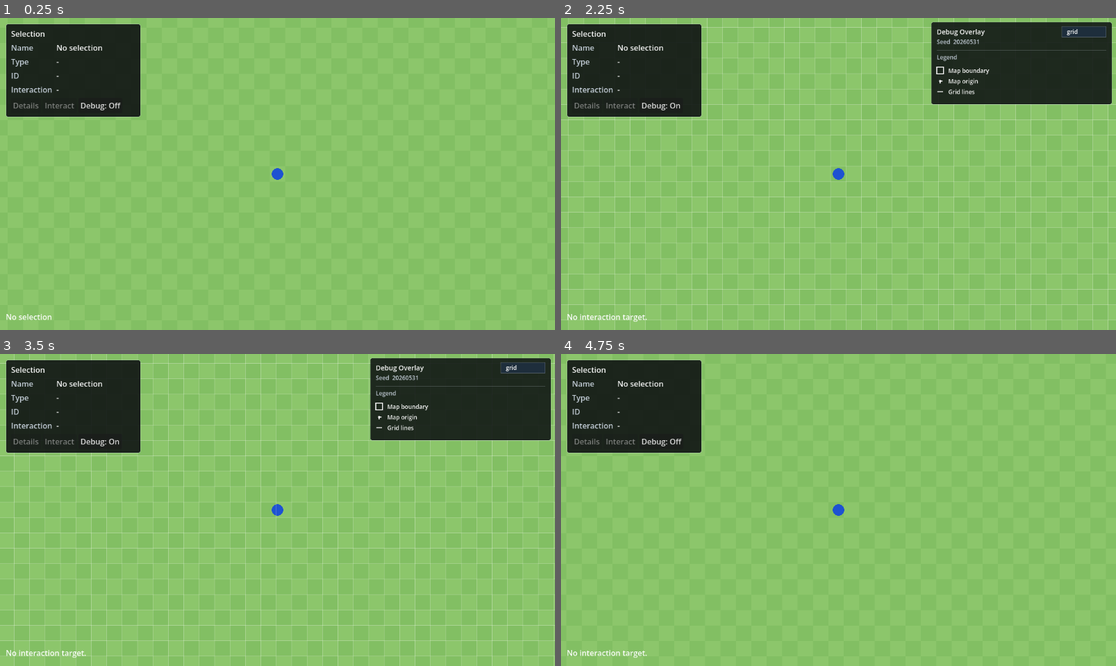
Above: before the commit, frames 1-4 (two rows, left to right).
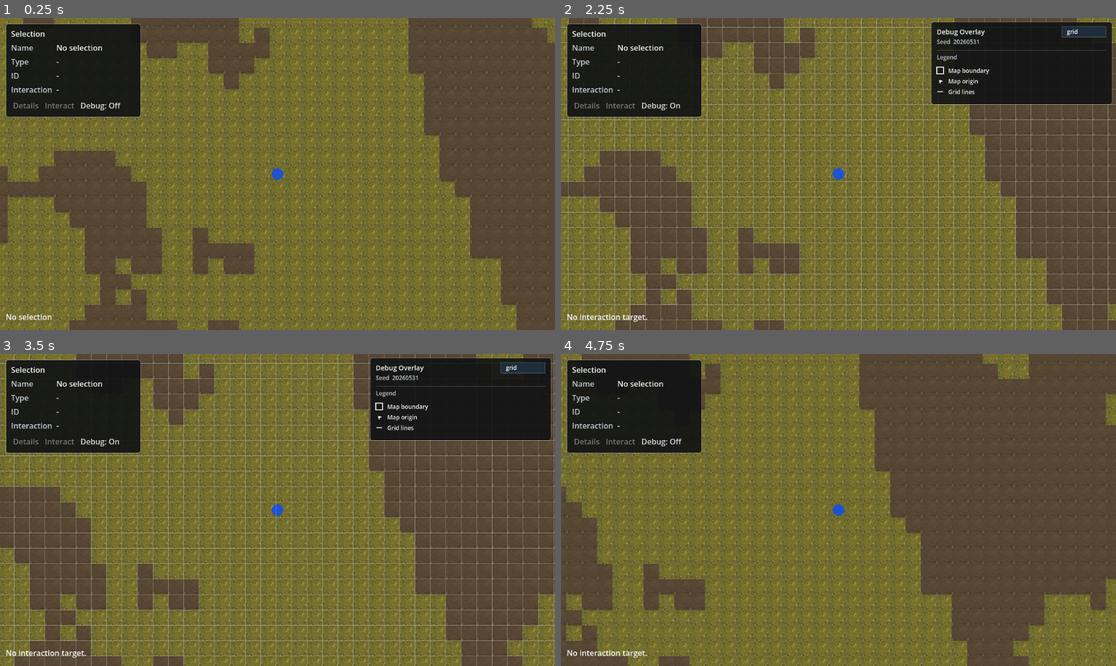
Above: after the commit, the same moments.

Repository: adunato/town-sim-godot
Game: Godot game, scene res://scenes/main.tscn
Same seed, same stepped clock (60 frames per second), same inputs: the game is played once before the commit and once after it.
Inputs (mouse positions are in pixels of both pictures, inside the frame that each line leads up to):
- Up to frame 1 (0.25 s): no input
- Up to frame 2 (2.25 s): click "Debug: Off" at 0.5 s; click "Debug: On" at 1.25 s; tap Enter at 2 s; move the mouse to (960, 158) at 2.02 s; hold D (move_right) from 2.03 s (still down); hold Right mouse button (interact_entity) from 2.03 s (still down); click (960, 158) at 2.17 s
- Up to frame 3 (3.5 s): release D (move_right) at 2.75 s; release Right mouse button (interact_entity) at 2.75 s; drag from (166, 525) to (249, 572) at 2.77 s
- Up to frame 4 (4.75 s): tap Space at 3.5 s; move the mouse to (894, 441) at 3.52 s; hold D (move_right) 3.53-4.25 s; hold Right mouse button (interact_entity) 3.53-4.25 s; drag from (810, 572) to (672, 463) at 4.27 s

The runs differ from the first frame. In frame 1, 93% of the frame differs, in the area x 0-100%, y 0-100%; in frame 2, 84%; in frame 3, 84%; in frame 4, 93%.

Commit message:
feat: implement #44 terrain rendering

Diff:
--- a/scenes/main.tscn
+++ b/scenes/main.tscn
@@ -1,6 +1,7 @@
-[gd_scene load_steps=13 format=3 uid="uid://bwp1sm7h7h3ua"]
+[gd_scene load_steps=14 format=3 uid="uid://bwp1sm7h7h3ua"]
 
 [ext_resource type="Script" path="res://scripts/main.gd" id="1_ojyr8"]
+[ext_resource type="Script" path="res://scripts/terrain/terrain_renderer_2d.gd" id="2_0r6qx"]
 [ext_resource type="Script" path="res://scripts/map/map_renderer.gd" id="2_4f5q0"]
 [ext_resource type="Script" path="res://scripts/buildings/building_entity_spawner.gd" id="3_b3h4i"]
 [ext_resource type="Script" path="res://scripts/debug/debug_overlay.gd" id="2_abm7f"]
@@ -17,6 +18,9 @@
 script = ExtResource("1_ojyr8")
 
 [node name="World" type="Node2D" parent="."]
+
+[node name="Terrain" type="Node2D" parent="World"]
+script = ExtResource("2_0r6qx")
 
 [node name="Map" type="Node2D" parent="World"]
 script = ExtResource("2_4f5q0")
--- a/scripts/main.gd
+++ b/scripts/main.gd
@@ -2,8 +2,10 @@
 
 const GridMapModelScript := preload("res://scripts/map/grid_map_model.gd")
 const BuildingDataRegistryScript := preload("res://scripts/buildings/building_data_registry.gd")
+const TerrainGeneratorScript := preload("res://scripts/terrain/terrain_generator.gd")
 
 @onready var _debug_overlay := $World/DebugOverlay
+@onready var _terrain_renderer := $World/Terrain
 @onready var _map_renderer := $World/Map
 @onready var _player := $World/Player
 @onready var _buildings := $World/Buildings
@@ -30,6 +32,7 @@
 		push_error(load_result.error)
 		return
 
+	_configure_terrain()
 	_map_renderer.set_map_model(_map_model)
 	_configure_building_entities()
 	_configure_picking()
@@ -47,6 +50,18 @@
 	_game_hud.set_debug_state(_debug_overlay.is_overlay_enabled(), _debug_overlay.current_mode, _debug_overlay.get_legend_entries())
 
 
+func _configure_terrain() -> void:
+	var generator := TerrainGeneratorScript.new()
+	var generate_result: Dictionary = generator.load_and_generate()
+	if not generate_result.ok:
+		push_error("Unable to configure terrain renderer: %s" % generate_result.error)
+		return
+
+	var render_result: Dictionary = _terrain_renderer.set_terrain_data(generate_result.terrain_data)
+	if not render_result.ok:
+		push_error("Unable to configure terrain renderer: %s" % render_result.error)
+
+
 func _configure_building_entities() -> void:
 	if not _map_renderer.get_placement_error().is_empty():
 		push_error("Unable to configure building entities: %s" % _map_renderer.get_placement_error())
--- /dev/null
+++ b/scripts/terrain/terrain_renderer_2d.gd
@@ -0,0 +1,139 @@
+class_name TerrainRenderer2D
+extends Node2D
+
+const TerrainCellScript := preload("res://scripts/terrain/terrain_cell.gd")
+const TERRAIN_TYPE_1_TEXTURE_PATH := "res://assets/Textures/mud.png"
+const TERRAIN_TYPE_2_TEXTURE_PATH := "res://assets/Textures/rocky_grass.png"
+
+@export var terrain_type_1_texture: Texture2D
+@export var terrain_type_2_texture: Texture2D
+@export_range(1.0, 512.0, 1.0) var texture_repeat_world_size := 128.0
+
+var _terrain_data: RefCounted
+
+
+func _ready() -> void:
+	z_index = -90
+	_load_default_textures()
+
+
+func set_terrain_data(terrain_data: RefCounted) -> Dictionary:
+	if terrain_data == null:
+		_terrain_data = null
+		queue_redraw()
+		return _failure("TerrainRenderer2D requires generated terrain data.")
+
+	_terrain_data = terrain_data
+	queue_redraw()
+	return _success()
+
+
+func has_terrain_data() -> bool:
+	return _terrain_data != null
+
+
+func get_rendered_bounds() -> Rect2:
+	if _terrain_data == null:
+		return Rect2()
+
+	return _terrain_data.get_world_bounds()
+
+
+func get_rendered_cell_count() -> int:
+	if _terrain_data == null:
+		return 0
+
+	return _terrain_data.cells.size()
+
+
+func get_cell_draw_rect(cell: Vector2i) -> Dictionary:
+	if _terrain_data == null:
+		return _failure("TerrainRenderer2D has no generated terrain data.")
+
+	var lookup: Dictionary = _terrain_data.get_cell(cell)
+	if not lookup.ok:
+		return lookup
+
+	return _success({"rect": lookup.cell.footprint})
+
+
+func get_texture_for_terrain_type(terrain_type: String) -> Texture2D:
+	if terrain_type == TerrainCellScript.TERRAIN_TYPE_1:
+		return terrain_type_1_texture
+	if terrain_type == TerrainCellScript.TERRAIN_TYPE_2:
+		return terrain_type_2_texture
+
+	return null
+
+
+func get_texture_path_for_terrain_type(terrain_type: String) -> String:
+	if terrain_type == TerrainCellScript.TERRAIN_TYPE_1:
+		return TERRAIN_TYPE_1_TEXTURE_PATH
+	if terrain_type == TerrainCellScript.TERRAIN_TYPE_2:
+		return TERRAIN_TYPE_2_TEXTURE_PATH
+
+	return ""
+
+
+func get_texture_region_for_rect(rect: Rect2) -> Rect2:
+	return Rect2(rect.position / texture_repeat_world_size, rect.size / texture_repeat_world_size)
+
+
+func validate_texture_inputs(load_defaults := true) -> Dictionary:
+	if load_defaults:
+		_load_default_textures()
+	if terrain_type_1_texture == null:
+		return _failure("TerrainRenderer2D missing texture input for terrain_1: %s" % TERRAIN_TYPE_1_TEXTURE_PATH)
+	if terrain_type_2_texture == null:
+		return _failure("TerrainRenderer2D missing texture input for terrain_2: %s" % TERRAIN_TYPE_2_TEXTURE_PATH)
+	if texture_repeat_world_size <= 0.0:
+		return _failure("TerrainRenderer2D texture_repeat_world_size must be positive.")
+
+	return _success()
+
+
+func _load_default_textures() -> void:
+	if terrain_type_1_texture == null:
+		terrain_type_1_texture = _load_texture_from_image(TERRAIN_TYPE_1_TEXTURE_PATH)
+	if terrain_type_2_texture == null:
+		terrain_type_2_texture = _load_texture_from_image(TERRAIN_TYPE_2_TEXTURE_PATH)
+
+
+func _load_texture_from_image(path: String) -> Texture2D:
+	var image := Image.new()
+	var load_result := image.load(path)
+	if load_result != OK:
+		push_error("TerrainRenderer2D failed to load terrain texture '%s': %s" % [path, error_string(load_result)])
+		return null
+
+	return ImageTexture.create_from_image(image)
+
+
+func _draw() -> void:
+	if _terrain_data == null:
+		return
+
+	var validation := validate_texture_inputs()
+	if not validation.ok:
+		return
+
+	for cell in _terrain_data.cells:
+		var texture := get_texture_for_terrain_type(cell.terrain_type)
+		if texture == null:
+			continue
+		draw_texture_rect(texture, cell.footprint, true)
+
+
+func _success(extra: Dictionary = {}) -> Dictionary:
+	var result := {"ok": true}
+	result.merge(extra, true)
+	return result
+
+
+func _failure(message: String, extra: Dictionary = {}) -> Dictionary:
+	var result := {
+		"ok": false,
+		"error": message,
+	}
+	result.merge(extra, true)
+	return result
--- /dev/null
+++ b/scripts/validation/validate_basic_terrain_rendering.gd
@@ -0,0 +1,129 @@
+extends SceneTree
+
+const TerrainConfigScript := preload("res://scripts/terrain/terrain_config.gd")
+const TerrainGeneratorScript := preload("res://scripts/terrain/terrain_generator.gd")
+const TerrainCellScript := preload("res://scripts/terrain/terrain_cell.gd")
+const TerrainRendererScript := preload("res://scripts/terrain/terrain_renderer_2d.gd")
+const MainScene := preload("res://scenes/main.tscn")
+
+const CONFIG_PATH := "res://data/terrain/prototype_terrain_config.json"
+
+var _failures: Array[String] = []
+
+
+func _initialize() -> void:
+	await _run_checks()
+
+	if _failures.is_empty():
+		print("validate_basic_terrain_rendering.gd: all checks passed")
+		quit(0)
+	else:
+		for failure in _failures:
+			printerr(failure)
+		quit(1)
+
+
+func _run_checks() -> void:
+	var config := TerrainConfigScript.new()
+	var load_result: Dictionary = config.load_from_file(CONFIG_PATH)
+	_expect(load_result.ok, "prototype_terrain_config.json should load for terrain rendering validation: %s" % load_result.get("error", ""))
+	if not load_result.ok:
+		return
+
+	var generator := TerrainGeneratorScript.new()
+	var generate_result: Dictionary = generator.generate(config)
+	_expect(generate_result.ok, "terrain generator should produce terrain data for rendering: %s" % generate_result.get("error", ""))
+	if not generate_result.ok:
+		return
+
+	var terrain_data: RefCounted = generate_result.terrain_data
+	var renderer := TerrainRendererScript.new()
+	get_root().add_child(renderer)
+	renderer.set_terrain_data(terrain_data)
+
+	_verify_texture_inputs(renderer)
+	_verify_generated_data_consumption(renderer, terrain_data)
+	_verify_geometry(renderer, config, terrain_data)
+	_verify_terrain_type_mapping(renderer, terrain_data)
+	_verify_texture_repeat_mapping(renderer)
+	await _verify_startup_scene_runs()
+	_verify_missing_texture_failure(renderer)
+
+	renderer.queue_free()
+	await process_frame
+	await process_frame
+
+
+func _verify_texture_inputs(renderer: Node) -> void:
+	var validation: Dictionary = renderer.call("validate_texture_inputs", true)
+	_expect(validation.ok, "terrain renderer should have texture inputs for both terrain types: %s" % validation.get("error", ""))
+	_expect(FileAccess.file_exists(TerrainRendererScript.TERRAIN_TYPE_1_TEXTURE_PATH), "terrain_1 texture file should exist: %s" % TerrainRendererScript.TERRAIN_TYPE_1_TEXTURE_PATH)
+	_expect(FileAccess.file_exists(TerrainRendererScript.TERRAIN_TYPE_2_TEXTURE_PATH), "terrain_2 texture file should exist: %s" % TerrainRendererScript.TERRAIN_TYPE_2_TEXTURE_PATH)
+	_expect(renderer.call("get_texture_for_terrain_type", TerrainCellScript.TERRAIN_TYPE_1) != null, "terrain_1 should resolve to a Texture2D")
+	_expect(renderer.call("get_texture_for_terrain_type", TerrainCellScript.TERRAIN_TYPE_2) != null, "terrain_2 should resolve to a Texture2D")
+
+
+func _verify_generated_data_consumption(renderer: Node, terrain_data: RefCounted) -> void:
+	_expect(renderer.call("has_terrain_data"), "terrain renderer should receive generated terrain data")
+	_expect(renderer.call("get_rendered_cell_count") == terrain_data.cells.size(), "terrain renderer should expose one rendered cell per generated cell")
+
+
+func _verify_geometry(renderer: Node, config: RefCounted, terrain_data: RefCounted) -> void:
+	_expect(renderer.call("get_rendered_bounds") == terrain_data.get_world_bounds(), "terrain renderer bounds should match generated terrain bounds")
+	_expect(renderer.call("get_rendered_bounds") == config.get_world_bounds(), "terrain renderer bounds should match terrain config world bounds")
+
+	for cell in terrain_data.cells:
+		var rect_result: Dictionary = renderer.call("get_cell_draw_rect", cell.coordinate)
+		_expect(rect_result.ok, "terrain renderer should expose draw rect for generated cell %s: %s" % [cell.coordinate, rect_result.get("error", "")])
+		if rect_result.ok:
+			_expect(rect_result.rect == cell.footprint, "terrain renderer draw rect should match generated footprint for cell %s" % cell.coordinate)
+			_expect(rect_result.rect.size == Vector2.ONE * float(config.cell_size), "terrain renderer cell %s should draw at configured cell size" % cell.coordinate)
+
+
+func _verify_terrain_type_mapping(renderer: Node, terrain_data: RefCounted) -> void:
+	var counts: Dictionary = terrain_data.count_by_terrain_type()
+	_expect(int(counts.get(TerrainCellScript.TERRAIN_TYPE_1, 0)) > 0, "fixture terrain data should include at least one terrain_1 cell")
+	_expect(int(counts.get(TerrainCellScript.TERRAIN_TYPE_2, 0)) > 0, "fixture terrain data should include at least one terrain_2 cell")
+	_expect(renderer.call("get_texture_path_for_terrain_type", TerrainCellScript.TERRAIN_TYPE_1).ends_with("mud.png"), "terrain_1 should use mud.png")
+	_expect(renderer.call("get_texture_path_for_terrain_type", TerrainCellScript.TERRAIN_TYPE_2).ends_with("rocky_grass.png"), "terrain_2 should use rocky_grass.png")
+
+
+func _verify_texture_repeat_mapping(renderer: Node) -> void:
+	var rect := Rect2(Vector2(32, 64), Vector2(32, 32))
+	var first_region: Rect2 = renderer.call("get_texture_region_for_rect", rect)
+	var second_region: Rect2 = renderer.call("get_texture_region_for_rect", rect)
+	_expect(first_region == second_region, "texture coordinate mapping should be stable for the same world-space rect")
+	_expect(first_region.position != Vector2.ZERO, "texture coordinate mapping should derive UV offset from world-space position")
+	_expect(first_region.size.x > 0.0 and first_region.size.y > 0.0, "texture coordinate mapping should produce positive UV size")
+
+
+func _verify_startup_scene_runs() -> void:
+	var scene := MainScene.instantiate()
+	get_root().add_child(scene)
+	await process_frame
+
+	_expect(scene.has_node("World/Terrain"), "main scene should contain World/Terrain terrain renderer")
+	var terrain := scene.get_node("World/Terrain")
+	_expect(terrain.get_script() == TerrainRendererScript, "World/Terrain should use terrain_renderer_2d.gd")
+	_expect(terrain.call("has_terrain_data"), "startup scene terrain renderer should have generated terrain data")
+	_expect(terrain.call("get_rendered_cell_count") > 0, "startup scene terrain renderer should expose generated terrain cells")
+	_expect(terrain.z_index > scene.get_node("World/Map").z_index, "terrain renderer should draw above the prototype map background")
+	_expect(terrain.z_index < scene.get_node("World/DebugOverlay").z_index, "terrain renderer should draw below the debug overlay")
+
+	scene.queue_free()
+	await process_frame
+	await process_frame
+
+
+func _verify_missing_texture_failure(renderer: Node) -> void:
+	var original_texture: Texture2D = renderer.get("terrain_type_1_texture")
+	renderer.set("terrain_type_1_texture", null)
+	var validation: Dictionary = renderer.call("validate_texture_inputs", false)
+	_expect(not validation.ok, "terrain renderer validation should fail when terrain_1 texture is missing")
+	_expect(String(validation.get("error", "")).contains("terrain_1"), "missing terrain texture error should name terrain_1")
+	renderer.set("terrain_type_1_texture", original_texture)
+
+
+func _expect(condition: bool, message: String) -> void:
+	if not condition:
+		_failures.append(message)
--- a/scripts/validation/validate_map_renderer.gd
+++ b/scripts/validation/validate_map_renderer.gd
@@ -51,7 +51,8 @@
 	_expect(scene.has_node("World/Map"), "main scene should contain World/Map renderer")
 	_expect(scene.get_node("World/Map").get_script() == MapRendererScript, "World/Map should use map_renderer.gd")
 	_expect(scene.get_node("World/Map").has_node("TerrainTileMapLayer"), "World/Map should own TerrainTileMapLayer")
-	_expect(scene.get_node("World").get_child(0).name == "Map", "Map renderer should be the first World child")
+	_expect(scene.get_node("World").get_child(0).name == "Terrain", "Terrain renderer should be the first World child")
+	_expect(scene.get_node("World").get_child(1).name == "Map", "Map renderer should follow the terrain renderer")
 	_expect(scene.get_node("World/Map").z_index < scene.get_node("World/DebugOverlay").z_index, "Map renderer should draw below DebugOverlay")
 
 	scene.queue_free()
Binary file added: assets/Textures/mud.png
Binary file added: assets/Textures/rocky_grass.png
